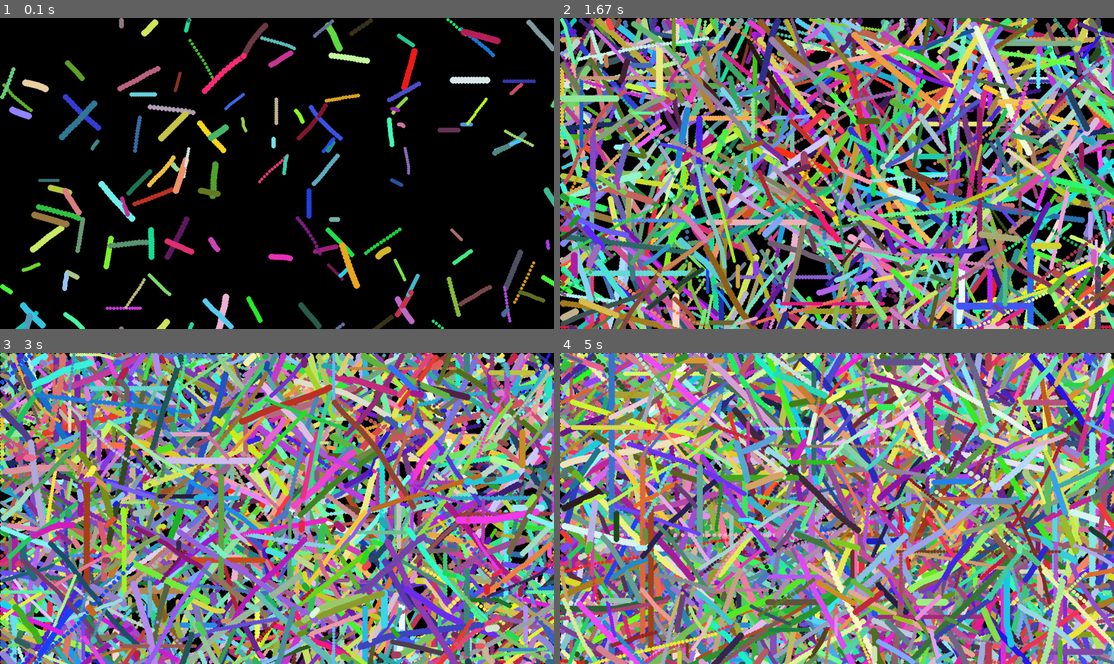
Above: before the commit, frames 1-4 (two rows, left to right).
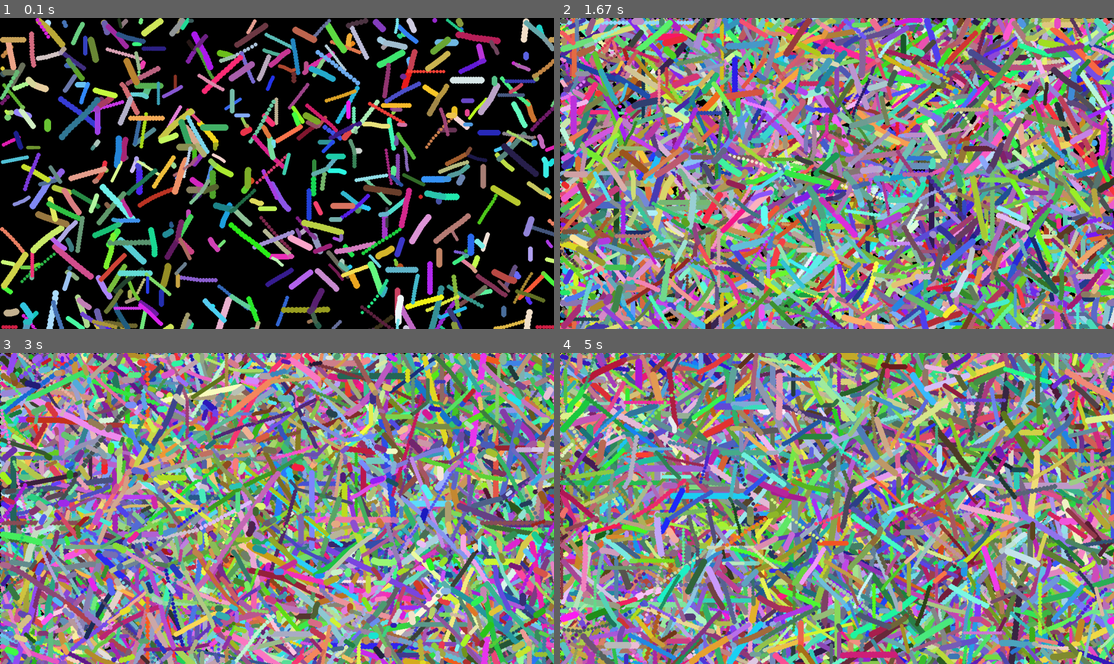
Above: after the commit, the same moments.

Repository: ilbuonmarcio/pygamecourse
Game: pygame game, started from 12_CellularSimulation/main.py
Same seed, same stepped clock (60 frames per second), same inputs: the game is played once before the commit and once after it.
Inputs:
- Up to frame 1 (0.1 s): no input
- Up to frame 2 (1.67 s): tap Space at 0.33, 0.73, 1.03, 1.23, 1.57 s
- Up to frame 3 (3 s): tap Space at 1.87, 2.07, 2.37, 2.63, 2.97 s
- Up to frame 4 (5 s): tap Space at 3.27, 3.4, 3.8, 4.1, 4.47, 4.87 s

The runs differ from the first frame. In frame 1, 30% of the frame differs, in the area x 0-100%, y 0-100%; in frame 2, 99%; in frame 3, 99%; in frame 4, 99%.

Commit message:
Improved cell collision detection

Diff:
--- a/12_CellularSimulation/main.py
+++ b/12_CellularSimulation/main.py
@@ -7,7 +7,7 @@
 
 GAME_RES = WIDTH, HEIGHT = pygame.display.Info().current_w, pygame.display.Info().current_h
 FPS = 200
-GAME_TITLE = 'Default Game Title'
+GAME_TITLE = 'Cellular Simulation - MarconiGames'
 
 window = pygame.display.set_mode(GAME_RES, FULLSCREEN|HWACCEL|HWSURFACE|DOUBLEBUF)
 pygame.display.set_caption(GAME_TITLE)
@@ -46,7 +46,12 @@
             self.y = HEIGHT
 
     def collide(self, other):
-        if self.x == other.x and self.y == other.y and self.ID != other.ID:
+        if      self.x >= other.x - (other.dimension // 2) \
+            and self.x <= other.x + (other.dimension // 2) \
+            and self.y >= other.y - (other.dimension // 2) \
+            and self.y <= other.y + (other.dimension // 2) \
+            and self.ID != other.ID:
+
             global ID_index
             new_cell = Cell(
                 ID_index,
@@ -71,6 +76,28 @@
 
 def recreate_table():
     global num_of_cells, cells
+    """cells = [
+        Cell(
+            0,
+            16,
+            (255, 255, 255),
+            50 - 16,
+            50,
+            1,
+            0
+        ),
+        Cell(
+            1,
+            16,
+            (25, 25, 25),
+            WIDTH - 16,
+            50,
+            -1,
+            0
+        )
+    ]
+    return"""
+
     cells = [
         Cell(
             ID,
@@ -83,7 +110,7 @@
         ) for ID in range(0, num_of_cells)
     ]
 
-num_of_cells = 128
+num_of_cells = 512
 recreate_table()
 
 ID_index = num_of_cells
@@ -127,5 +154,7 @@
     pygame.display.update()
     clock.tick(FPS)
 
+    print(len(cells))
+
 pygame.quit()
 exit(0)
